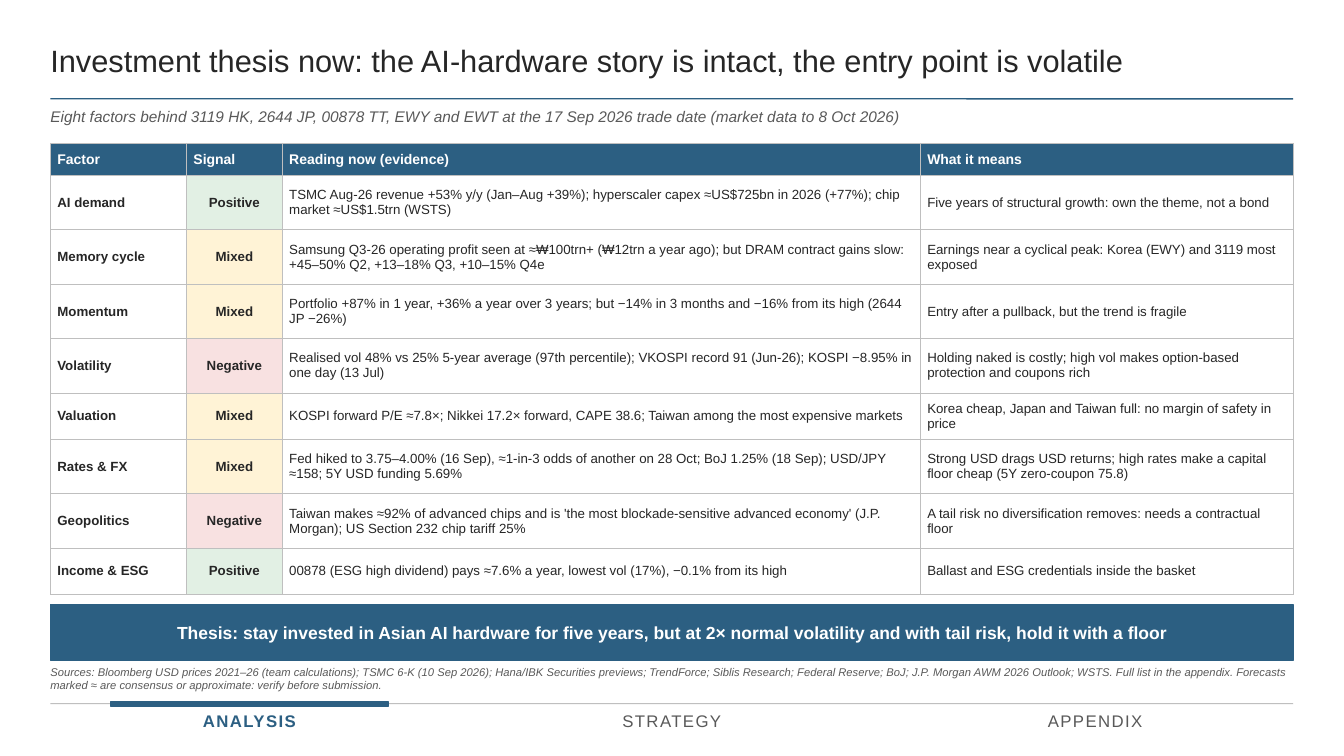
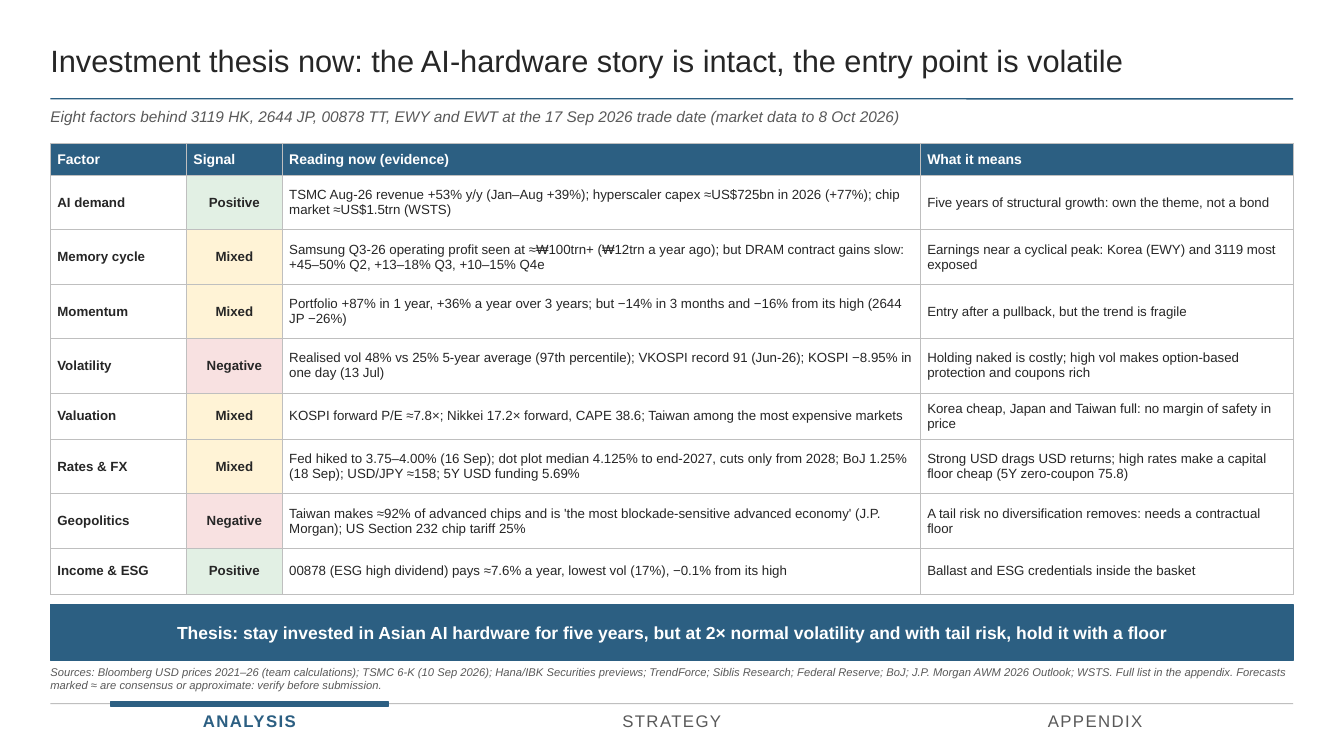
Before and after one commit to benjaminlhl/natixis-case-comp, a slide deck: slide 1 of deck/Investment-Thesis-Factors.pptx. Drawn at 1344x756 pixels with LibreOffice and Linux fonts; fonts in the diff are those of the drawing. Boxes give left, top, right and bottom in pixels: in the first picture for what was removed or moved away, otherwise in the second. Text is boxed around its words. In the diff, an @@ line names an element or a change of style, - is before the commit and + after.

```diff
--- a/deck/Investment-Thesis-Factors.pptx
+++ b/deck/Investment-Thesis-Factors.pptx
@@ table at (50,143,1294,582) @@
-row 7, column 3: Fed hiked to 3.75–4.00% (16 Sep), ≈1-in-3 odds of another on 28 Oct; BoJ 1.25% (18 Sep); USD/JPY ≈158; 5Y USD funding 5.69%
+row 7, column 3: Fed hiked to 3.75–4.00% (16 Sep); dot plot median 4.125% to end-2027, cuts only from 2028; BoJ 1.25% (18 Sep); USD/JPY ≈158; 5Y USD funding 5.69%
```
Also in this commit, not shown: 9 other files.
